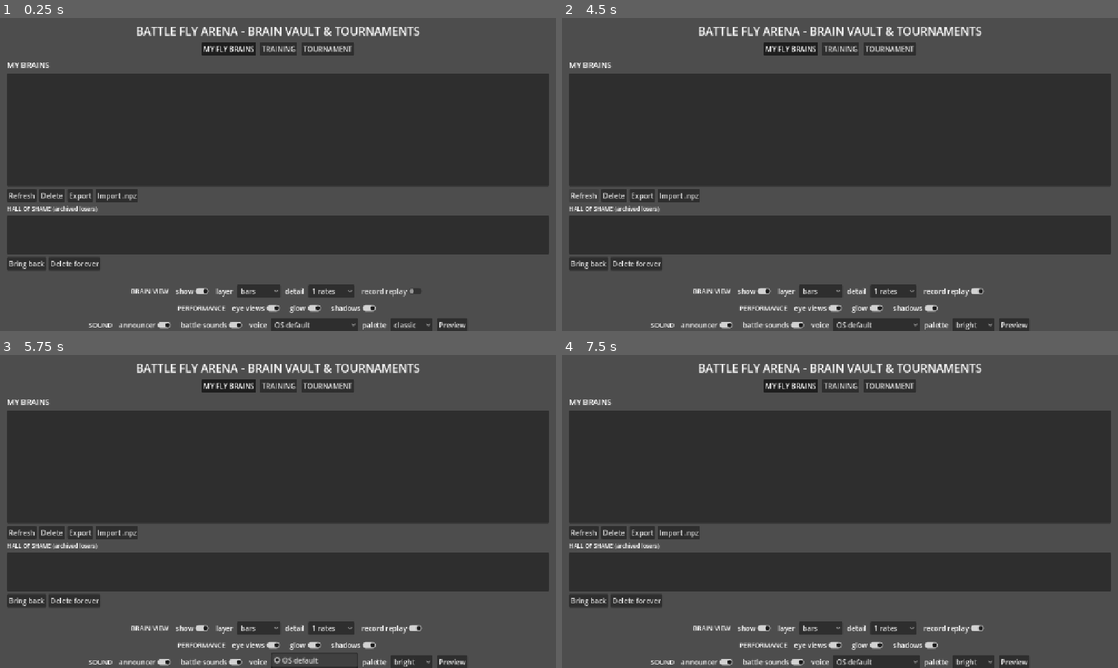
Above: before the commit, frames 1-4 (two rows, left to right).
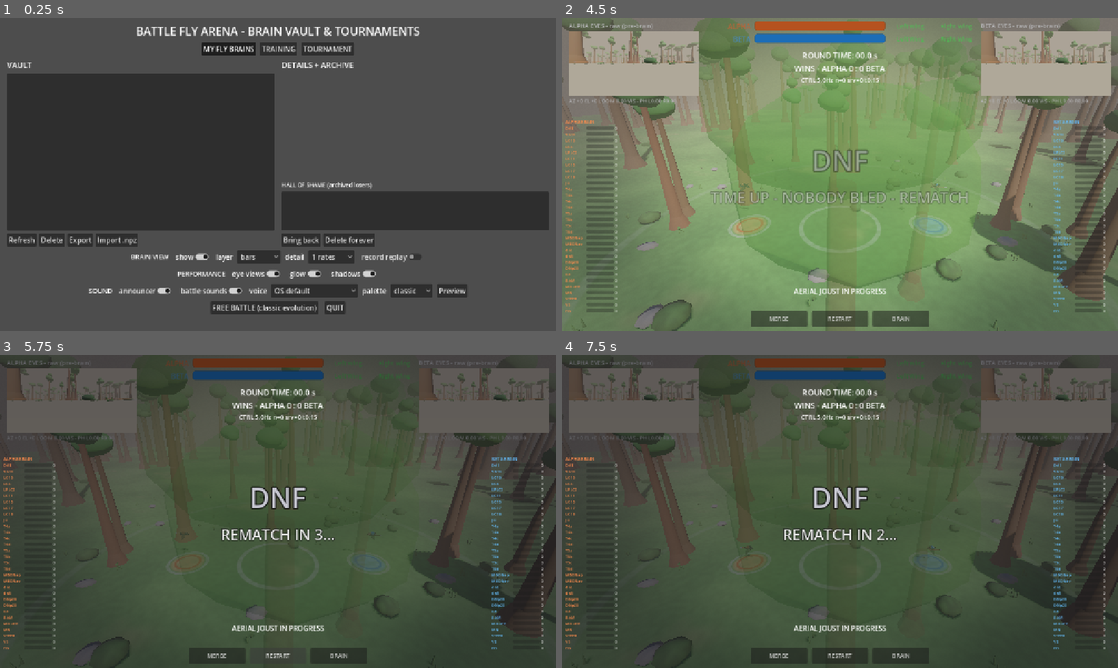
Above: after the commit, the same moments.

Repository: doku/flybrain-arena
Game: Godot game, scene res://scenes/MainMenu.tscn
Two runs of this game, one before a commit and one after it. Both use one fixed random seed, a clock stepped at 60 frames per second and the inputs below.
Inputs (mouse positions are in pixels of both pictures, inside the frame that each line leads up to):
- Up to frame 1 (0.25 s): no input
- Up to frame 2 (4.5 s): click "record replay" at 0.5 s; click "record replay" at 1.25 s; click "record replay" at 2 s; click "classic" at 2.75 s; click "classic" at 3.5 s; click "Refresh" (after the commit: "FREE BATTLE (classic evolutio…") at 4.25 s
- Up to frame 3 (5.75 s): click (278, 655) at 5 s, where only the run after the commit has a clickable "RESTART"
- Up to frame 4 (7.5 s): click (840, 655) at 5.75 s, where only the run after the commit has a clickable "RESTART"; click (840, 655) at 6.5 s, where only the run after the commit has a clickable "RESTART"; click (789, 386) at 7.25 s, where only the run before the commit has a clickable "MY FLY BRAINS"

The runs differ from the first frame. In frame 1, 37% of the frame differs, in the area x 1-99%, y 14-100%; in frame 2, 96%, in the area x 0-100%, y 0-100%; in frame 3, 57%; in frame 4, 58%.

Commit message:
Each menu page splits into two columns to fit the 720px window
Measured with a height probe: pages demanded 505/691/913px against the 439px budget (720 window minus margins, persistent rows, separations). Now: brains = roster | details+archive (322px), training = generate form | queues (426px, tight separations, queue lists trimmed to 60px minimums), tournament = settings+fighters | evolution+bracket (404px, participants list 90px, bracket scroll 210px minimums). All widgets keep expand-fill, so lists and brackets grow into whatever the window actually gives. Regression test pins every page under 439px and the two-column structure. Note: ProgressBar heights are theme-driven (custom_minimum_size is only a floor) and hidden pages consume no separation - both factored into the budget.

Diff:
--- a/arena/scripts/MainMenu.gd
+++ b/arena/scripts/MainMenu.gd
@@ -213,7 +213,7 @@
 		tb.pressed.connect(_show_menu_page.bind(i))
 		tabs.add_child(tb)
 		_page_buttons.append(tb)
-		var page: VBoxContainer = built[i]
+		var page: Control = built[i]
 		page.visible = i == 0
 		vbox.add_child(page)
 		_menu_pages.append(page)
@@ -500,8 +500,14 @@
 	return c
 
 
-func _build_vault_column() -> VBoxContainer:
-	var c := _col("MY BRAINS")
+func _build_vault_column() -> HBoxContainer:
+	# Two columns (roster | details + Hall of Shame) so the page fits
+	# the 720px window vertically - the single column demanded 505px
+	# against ~420px available.
+	var page := HBoxContainer.new()
+	page.add_theme_constant_override("separation", 16)
+	page.size_flags_vertical = Control.SIZE_EXPAND_FILL
+	var c := _col("VAULT")
 	brain_list = ItemList.new()
 	brain_list.custom_minimum_size = Vector2(280, 260)
 	brain_list.size_flags_vertical = Control.SIZE_EXPAND_FILL
@@ -519,17 +525,23 @@
 	imp.text = "Import .npz"
 	imp.pressed.connect(_on_import_dialog)
 	row.add_child(imp)
+	var d := _col("DETAILS + ARCHIVE")
+	detail_label = Label.new()
+	detail_label.add_theme_font_size_override("font_size", 13)
+	detail_label.autowrap_mode = TextServer.AUTOWRAP_WORD_SMART
+	detail_label.size_flags_vertical = Control.SIZE_EXPAND_FILL
+	d.add_child(detail_label)
 	var arch_head := Label.new()
 	arch_head.text = "HALL OF SHAME (archived losers)"
 	arch_head.add_theme_font_size_override("font_size", 13)
-	c.add_child(arch_head)
+	d.add_child(arch_head)
 	archive_list_view = ItemList.new()
 	archive_list_view.custom_minimum_size = Vector2(280, 90)
 	archive_list_view.size_flags_vertical = Control.SIZE_SHRINK_BEGIN
-	c.add_child(archive_list_view)
+	d.add_child(archive_list_view)
 	var arch_row := HBoxContainer.new()
 	arch_row.add_theme_constant_override("separation", 6)
-	c.add_child(arch_row)
+	d.add_child(arch_row)
 	var restore_b := Button.new()
 	restore_b.text = "Bring back"
 	restore_b.tooltip_text = "Restore the selected archived brain to the vault roster."
@@ -540,12 +552,9 @@
 	del_b.tooltip_text = "Permanently delete the selected archived brain and free its disk space. Cannot be undone."
 	del_b.pressed.connect(_on_archive_delete)
 	arch_row.add_child(del_b)
-	detail_label = Label.new()
-	detail_label.add_theme_font_size_override("font_size", 13)
-	detail_label.autowrap_mode = TextServer.AUTOWRAP_WORD_SMART
-	detail_label.size_flags_vertical = Control.SIZE_EXPAND_FILL
-	c.add_child(detail_label)
-	return c
+	page.add_child(c)
+	page.add_child(d)
+	return page
 
 
 func _spin(label_text: String, parent: VBoxContainer, minv: float, maxv: float, step: float, value: float, tip: String = "") -> SpinBox:
@@ -569,8 +578,15 @@
 	return s
 
 
-func _build_gen_column() -> VBoxContainer:
-	var c := _col("GENERATE / TRAIN")
+func _build_gen_column() -> HBoxContainer:
+	# Two columns (generate form | training + scoring queues) so the
+	# page fits the 720px window vertically - the single column
+	# demanded 691px against ~420px available. Queue lists trim to
+	# 70px minimums (they expand to fill whatever the window gives).
+	var page := HBoxContainer.new()
+	page.add_theme_constant_override("separation", 16)
+	page.size_flags_vertical = Control.SIZE_EXPAND_FILL
+	var c := _col("GENERATE")
 	var nrow := HBoxContainer.new()
 	var nl := Label.new()
 	nl.text = "Name"
@@ -626,28 +642,33 @@
 	train_school.tooltip_text = "ON = retrain through flight-school scenarios (camp/mover/duel) with scores stamped. OFF = legacy encounters."
 	train_school.button_pressed = false
 	grow.add_child(train_school)
+	var q := _col("TRAINING QUEUES")
+	# Tight separation: this column packs 12 rows and must hold its
+	# minimum under the ~420px the window leaves for a page.
+	q.add_theme_constant_override("separation", 4)
 	job_bar = ProgressBar.new()
 	job_bar.min_value = 0
 	job_bar.max_value = 100
-	job_bar.custom_minimum_size = Vector2(0, 18)
+	job_bar.custom_minimum_size = Vector2(0, 15)
 	job_bar.show_percentage = true
-	c.add_child(job_bar)
+	q.add_child(job_bar)
 	job_label = Label.new()
 	job_label.add_theme_font_size_override("font_size", 13)
-	c.add_child(job_label)
+	q.add_child(job_label)
 	# Training queue: what's running shows above (job bar/label);
 	# everything waiting is listed here with remove/clear controls.
 	queue_label = Label.new()
 	queue_label.text = "TRAINING QUEUE (0)"
 	queue_label.add_theme_font_size_override("font_size", 13)
-	c.add_child(queue_label)
+	q.add_child(queue_label)
 	queue_list = ItemList.new()
-	queue_list.custom_minimum_size = Vector2(0, 84)
+	queue_list.custom_minimum_size = Vector2(0, 60)
 	queue_list.size_flags_horizontal = Control.SIZE_EXPAND_FILL
-	c.add_child(queue_list)
+	queue_list.size_flags_vertical = Control.SIZE_EXPAND_FILL
+	q.add_child(queue_list)
 	var qrow := HBoxContainer.new()
 	qrow.add_theme_constant_override("separation", 6)
-	c.add_child(qrow)
+	q.add_child(qrow)
 	var qrm := Button.new()
 	qrm.text = "REMOVE SELECTED"
 	qrm.pressed.connect(_on_queue_remove)
@@ -661,7 +682,7 @@
 	# training uses its own worker; cancellable like the train queue.
 	var srow := HBoxContainer.new()
 	srow.add_theme_constant_override("separation", 6)
-	c.add_child(srow)
+	q.add_child(srow)
 	var scb := Button.new()
 	scb.text = "SCORE SELECTED"
 	scb.tooltip_text = "Queue the selected brain for a 6-episode eval scoring probe."
@@ -675,23 +696,24 @@
 	score_bar = ProgressBar.new()
 	score_bar.min_value = 0
 	score_bar.max_value = 100
-	score_bar.custom_minimum_size = Vector2(0, 18)
+	score_bar.custom_minimum_size = Vector2(0, 15)
 	score_bar.show_percentage = true
-	c.add_child(score_bar)
+	q.add_child(score_bar)
 	score_label = Label.new()
 	score_label.add_theme_font_size_override("font_size", 13)
-	c.add_child(score_label)
+	q.add_child(score_label)
 	score_queue_label = Label.new()
 	score_queue_label.text = "SCORING QUEUE (0)"
 	score_queue_label.add_theme_font_size_override("font_size", 13)
-	c.add_child(score_queue_label)
+	q.add_child(score_queue_label)
 	score_list = ItemList.new()
-	score_list.custom_minimum_size = Vector2(0, 84)
+	score_list.custom_minimum_size = Vector2(0, 60)
 	score_list.size_flags_horizontal = Control.SIZE_EXPAND_FILL
-	c.add_child(score_list)
+	score_list.size_flags_vertical = Control.SIZE_EXPAND_FILL
+	q.add_child(score_list)
 	var sqrow := HBoxContainer.new()
 	sqrow.add_theme_constant_override("separation", 6)
-	c.add_child(sqrow)
+	q.add_child(sqrow)
 	var sqrm := Button.new()
 	sqrm.text = "REMOVE SELECTED"
 	sqrm.pressed.connect(_on_score_queue_remove)
@@ -700,7 +722,9 @@
 	sqclr.text = "CLEAR QUEUE"
 	sqclr.pressed.connect(_on_score_queue_clear)
 	sqrow.add_child(sqclr)
-	return c
+	page.add_child(c)
+	page.add_child(q)
+	return page
 
 
 # Brain configurator dialog: additive wiring multi-select, stackable
@@ -900,8 +924,19 @@
 	return s
 
 
-func _build_tourney_column() -> VBoxContainer:
-	var c := _col("TOURNAMENT (single elimination)")
+func _build_tourney_column() -> HBoxContainer:
+	# Two columns (settings + fighters | evolution + bracket) so the
+	# page fits the 720px window vertically - the single column
+	# demanded 913px against ~420px available. The participants list
+	# and bracket scroll trim their minimums (both expand to fill
+	# whatever the window gives).
+	var page := HBoxContainer.new()
+	page.add_theme_constant_override("separation", 16)
+	page.size_flags_vertical = Control.SIZE_EXPAND_FILL
+	var c := _col("SETTINGS + FIGHTERS")
+	# Tight separation: this column packs 10 rows + the participants
+	# list and must hold its minimum under the ~420px page budget.
+	c.add_theme_constant_override("separation", 4)
 	tourney_size = OptionButton.new()
 	for s in TournamentDirector.size_options():
 		tourney_size.add_item(str(s))
@@ -930,13 +965,13 @@
 	pl.add_theme_font_size_override("font_size", 13)
 	c.add_child(pl)
 	player_list = ItemList.new()
-	player_list.custom_minimum_size = Vector2(320, 150)
+	player_list.custom_minimum_size = Vector2(320, 90)
 	player_list.size_flags_vertical = Control.SIZE_EXPAND_FILL
 	player_list.select_mode = ItemList.SELECT_MULTI
 	player_list.allow_rmb_select = true
 	c.add_child(player_list)
 	# Two rows of two: one four-button row (~690px) overflows its
-	# ~416px column share and gets cut off at the window edge.
+	# column share and gets cut off at the window edge.
 	var srow := HBoxContainer.new()
 	srow.add_theme_constant_override("separation", 6)
 	c.add_child(srow)
@@ -965,22 +1000,25 @@
 	evo_button.size_flags_horizontal = Control.SIZE_EXPAND_FILL
 	evo_button.pressed.connect(_on_start_evolution)
 	srow2.add_child(evo_button)
+	var r := _col("EVOLUTION + BRACKET")
+	# Tight separation: same ~420px page budget as the left column.
+	r.add_theme_constant_override("separation", 4)
 	evo_mutate_traits = CheckButton.new()
 	evo_mutate_traits.text = "Mutate kin traits"
 	evo_mutate_traits.tooltip_text = "ON = each generation's winner-clone re-rolls one random trait (learning rate, dist gain, evasion, yaw bias) alongside genome structural mutation. OFF = exact hyperparameter copy."
 	evo_mutate_traits.button_pressed = true
-	c.add_child(evo_mutate_traits)
-	evo_min_matches = _spin("Evo demote: min matches", c, 1.0, 12.0, 1.0, 10.0,
+	r.add_child(evo_mutate_traits)
+	evo_min_matches = _spin("Evo demote: min matches", r, 1.0, 12.0, 1.0, 10.0,
 		"Career ring experience required before a brain can be demoted to archives: only fighters with at least this many vault-record matches AND below the ELO line are evaluated at generation end. Green brains are never demoted.")
-	evo_elo_cutoff = _spin("Evo demote: ELO below", c, 0.0, 2000.0, 25.0, 0.0,
+	evo_elo_cutoff = _spin("Evo demote: ELO below", r, 0.0, 2000.0, 25.0, 0.0,
 		"Demotion line: among experienced fighters, only those rated below this ELO are archived (0 = off, lowest-ELO pair goes regardless).")
 	bracket_status = Label.new()
 	bracket_status.add_theme_font_size_override("font_size", 13)
 	bracket_status.autowrap_mode = TextServer.AUTOWRAP_WORD_SMART
-	c.add_child(bracket_status)
+	r.add_child(bracket_status)
 	var brow := HBoxContainer.new()
 	brow.add_theme_constant_override("separation", 6)
-	c.add_child(brow)
+	r.add_child(brow)
 	var bgroup := ButtonGroup.new()
 	bracket_main_btn = Button.new()
 	bracket_main_btn.text = "Main bracket"
@@ -999,14 +1037,16 @@
 	var scroll := ScrollContainer.new()
 	scroll.size_flags_vertical = Control.SIZE_EXPAND_FILL
 	scroll.size_flags_horizontal = Control.SIZE_EXPAND_FILL
-	scroll.custom_minimum_size = Vector2(0, 280)
+	scroll.custom_minimum_size = Vector2(0, 210)
 	scroll.horizontal_scroll_mode = ScrollContainer.SCROLL_MODE_AUTO
-	c.add_child(scroll)
+	r.add_child(scroll)
 	bracket_view = BracketView.new()
 	bracket_view.size_flags_horizontal = Control.SIZE_EXPAND_FILL
 	bracket_view.size_flags_vertical = Control.SIZE_EXPAND_FILL
 	scroll.add_child(bracket_view)
-	return c
+	page.add_child(c)
+	page.add_child(r)
+	return page
 
 
 func _on_bracket_view(losers: bool) -> void:
--- a/arena/tests/test_menu_pages.gd
+++ b/arena/tests/test_menu_pages.gd
@@ -53,6 +53,20 @@
 	_check(_is_on_page(menu.resume_button, 2), "resume on tournament page")
 	_check(_is_on_page(menu.quick_button, 2), "quick battle on tournament page")
 	_check(_is_on_page(menu.bracket_view, 2), "bracket on tournament page")
+	# Two columns per page (vertical fit rework): page = HBox holding
+	# two VBox columns.
+	for i in 3:
+		var pg: Control = menu._menu_pages[i]
+		_check(pg is HBoxContainer and pg.get_child_count() == 2,
+			"page %d holds two columns" % i)
+	# Vertical-fit regression: every page's minimum height must fit
+	# the window's page budget. Budget = 720 window - 24 margins -
+	# 201 persistent rows - 56 separations (7 gaps x 8, hidden pages
+	# take no separation) = 439. Headless probes once measured
+	# 505/691/913 and the pages overflowed off-screen.
+	for i in 3:
+		var h: float = (menu._menu_pages[i] as Control).get_combined_minimum_size().y
+		_check(h <= 439.0, "page %d fits vertically (%.0fpx)" % [i, h])
 	# Tab switch flips visibility, keeps widgets.
 	menu._show_menu_page(2)
 	_check((menu._menu_pages[2] as Control).visible
